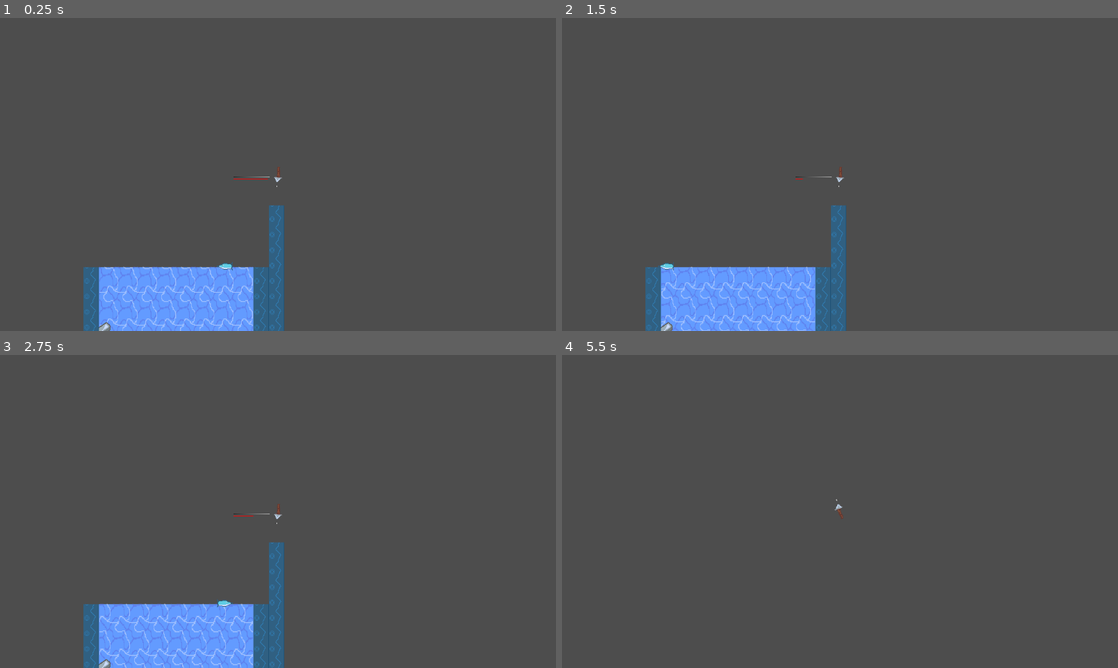
Above: before the commit, frames 1-4 (two rows, left to right).
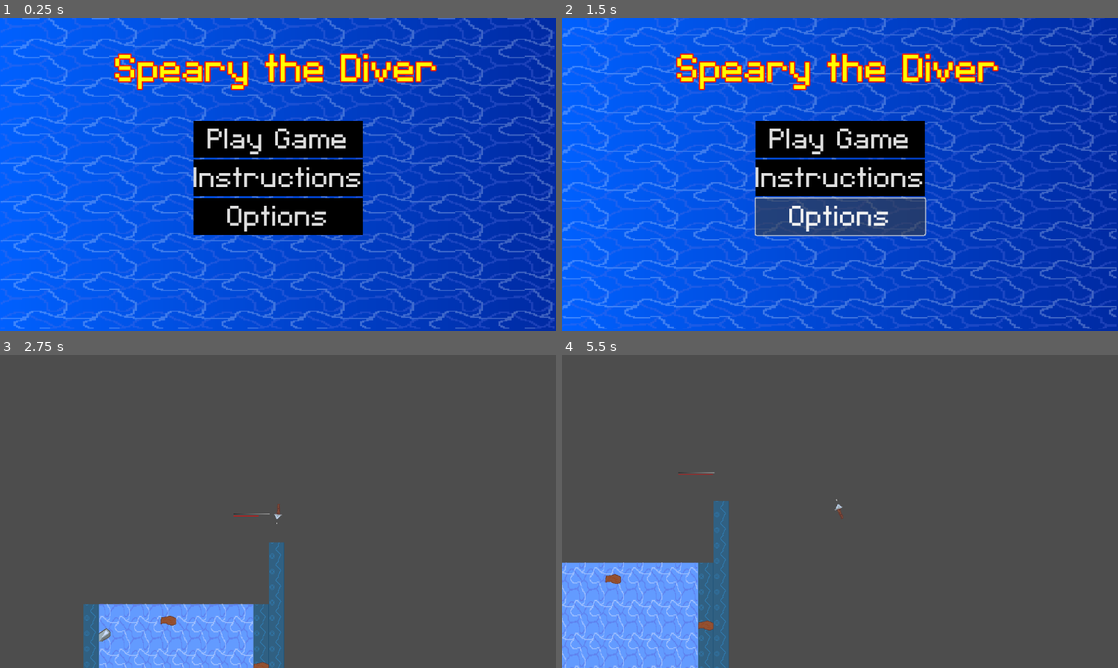
Above: after the commit, the same moments.

Repository: RylanSanders/LudumDare57
Game: Godot game, scene res://UI/MainMenu.tscn
Same seed, same stepped clock (60 frames per second), same inputs: the game is played once before the commit and once after it. Before the commit the project starts from res://Main.tscn.
Inputs (mouse positions are in pixels of both pictures, inside the frame that each line leads up to):
- Up to frame 1 (0.25 s): no input
- Up to frame 2 (1.5 s): click (840, 177) at 0.5 s, where only the run after the commit has a clickable "Instructions"; click (840, 215) at 1.25 s, where only the run after the commit has a clickable "Options"
- Up to frame 3 (2.75 s): click (278, 477) at 2 s, where only the run after the commit has a clickable "Play Game"
- Up to frame 4 (5.5 s): hold D 2.78-3.53 s; tap Space (launch) every 0.75 s from 2.85 to 5.1 s; hold A 3.53-4.28 s; hold D from 4.28 s (still down)

The runs differ from the first frame. In frame 1, 100% of the frame differs, in the area x 0-100%, y 0-100%; in frame 2, 100%; in frame 3, 0.3%; in frame 4, 11%.

Commit message:
Add Main Menu

Diff:
--- /dev/null
+++ b/UI/MainMenu.tscn
@@ -0,0 +1,95 @@
+[gd_scene load_steps=12 format=3 uid="uid://bjqi2kveqdgok"]
+
+[ext_resource type="Shader" uid="uid://dlhgmhis7wek" path="res://water2.tres" id="1_b37jj"]
+[ext_resource type="Texture2D" uid="uid://d1o8p02d4qq3v" path="res://WaterTile.png" id="2_8aown"]
+[ext_resource type="FontFile" uid="uid://c3jmcnkrd8u8r" path="res://UI/C&C Red Alert [INET].ttf" id="3_8aown"]
+[ext_resource type="Theme" uid="uid://brjnprxl7p0gq" path="res://main_menu_theme.tres" id="4_t6syg"]
+[ext_resource type="Script" uid="uid://sg8qx10cxq2f" path="res://UI/play_button.gd" id="5_y6s48"]
+
+[sub_resource type="Gradient" id="Gradient_t6syg"]
+colors = PackedColorArray(0, 0.380392, 1, 1, 0.000929164, 0.166303, 0.639802, 1)
+
+[sub_resource type="GradientTexture1D" id="GradientTexture1D_y6s48"]
+gradient = SubResource("Gradient_t6syg")
+
+[sub_resource type="ShaderMaterial" id="ShaderMaterial_otjfi"]
+shader = ExtResource("1_b37jj")
+shader_parameter/Speed = Vector2(0.03, 0.03)
+shader_parameter/WaterTexture = ExtResource("2_8aown")
+shader_parameter/Alpha = 0.3
+
+[sub_resource type="Gradient" id="Gradient_obtq6"]
+
+[sub_resource type="GradientTexture1D" id="GradientTexture1D_t4ff4"]
+gradient = SubResource("Gradient_obtq6")
+
+[sub_resource type="LabelSettings" id="LabelSettings_t6syg"]
+font = ExtResource("3_8aown")
+font_size = 100
+font_color = Color(1, 1, 0, 1)
+outline_size = 10
+outline_color = Color(1, 0.0901961, 0, 1)
+shadow_size = 0
+
+[node name="Main" type="Node2D"]
+
+[node name="MainMenu" type="Control" parent="."]
+layout_mode = 3
+anchors_preset = 15
+anchor_right = 1.0
+anchor_bottom = 1.0
+grow_horizontal = 2
+grow_vertical = 2
+
+[node name="backgroundblue" type="Sprite2D" parent="MainMenu"]
+position = Vector2(575.5, 0)
+scale = Vector2(4.51172, 648)
+texture = SubResource("GradientTexture1D_y6s48")
+
+[node name="backgroundwater" type="Sprite2D" parent="MainMenu"]
+material = SubResource("ShaderMaterial_otjfi")
+position = Vector2(574.5, 0)
+scale = Vector2(4.48047, 643)
+texture = SubResource("GradientTexture1D_t4ff4")
+
+[node name="Title" type="Label" parent="MainMenu"]
+texture_filter = 1
+layout_mode = 1
+anchors_preset = -1
+anchor_right = 0.275
+anchor_bottom = 0.248
+offset_left = 239.0
+offset_top = 56.0
+offset_right = 593.2
+offset_bottom = 69.296
+text = "Speary the Diver"
+label_settings = SubResource("LabelSettings_t6syg")
+
+[node name="GridContainer" type="GridContainer" parent="MainMenu"]
+layout_mode = 0
+offset_left = 400.66
+offset_top = 213.47
+offset_right = 751.66
+offset_bottom = 449.47
+
+[node name="PlayButton" type="Button" parent="MainMenu/GridContainer"]
+layout_mode = 2
+theme = ExtResource("4_t6syg")
+theme_override_font_sizes/font_size = 75
+text = "Play Game"
+script = ExtResource("5_y6s48")
+
+[node name="InstructionsButton" type="Button" parent="MainMenu/GridContainer"]
+layout_mode = 2
+theme = ExtResource("4_t6syg")
+theme_override_font_sizes/font_size = 75
+text = "Instructions"
+
+[node name="Options" type="Button" parent="MainMenu/GridContainer"]
+layout_mode = 2
+theme = ExtResource("4_t6syg")
+theme_override_font_sizes/font_size = 75
+text = "Options
+"
+
+[connection signal="pressed" from="MainMenu/GridContainer/PlayButton" to="MainMenu/GridContainer/PlayButton" method="_on_pressed"]
--- /dev/null
+++ b/UI/play_button.gd
@@ -0,0 +1,9 @@
+extends Button
+
+func _on_pressed() -> void:
+	var root_node = get_tree().get_root()
+	root_node.get_node("Main").get_node("MainMenu").queue_free()
+
+	var new_scene_resource = load("res://Main.tscn")
+	var new_scene_node = new_scene_resource.instantiate()
+	root_node.add_child(new_scene_node)
--- /dev/null
+++ b/main_menu_theme.tres
@@ -0,0 +1,7 @@
+[gd_resource type="Theme" load_steps=2 format=3 uid="uid://brjnprxl7p0gq"]
+
+[sub_resource type="StyleBoxFlat" id="StyleBoxFlat_maace"]
+bg_color = Color(0, 0, 0, 1)
+
+[resource]
+Button/styles/normal = SubResource("StyleBoxFlat_maace")
--- a/project.godot
+++ b/project.godot
@@ -11,7 +11,7 @@
 [application]
 
 config/name="Spear"
-run/main_scene="uid://c6kt75durlr23"
+run/main_scene="uid://bjqi2kveqdgok"
 config/features=PackedStringArray("4.4", "Forward Plus")
 config/icon="res://icon.svg"
 
@@ -20,6 +20,10 @@
 window/stretch/mode="viewport"
 window/stretch/aspect="expand"
 window/stretch/scale_mode="integer"
+
+[gui]
+
+theme/custom_font="uid://c3jmcnkrd8u8r"
 
 [input]
 
--- a/water.tres
+++ /dev/null
@@ -1,29 +0,0 @@
-[gd_resource type="VisualShader" load_steps=5 format=3 uid="uid://dgw3enrc2em7v"]
-
-[sub_resource type="VisualShaderNodeInput" id="VisualShaderNodeInput_sts0n"]
-
-[sub_resource type="VisualShaderNodeUVFunc" id="VisualShaderNodeUVFunc_o12aa"]
-
-[sub_resource type="VisualShaderNodeTexture" id="VisualShaderNodeTexture_y6fc4"]
-source = 5
-
-[sub_resource type="VisualShaderNodeTexture2DParameter" id="VisualShaderNodeTexture2DParameter_4hbtk"]
-parameter_name = "Texture2DParameter"
-
-[resource]
-code = "shader_type spatial;
-render_mode blend_mix, depth_draw_opaque, cull_back, diffuse_lambert, specular_schlick_ggx;
-
-
-
-"
-graph_offset = Vector2(-1055.37, -36.8969)
-nodes/fragment/2/node = SubResource("VisualShaderNodeInput_sts0n")
-nodes/fragment/2/position = Vector2(-1320, 360)
-nodes/fragment/3/node = SubResource("VisualShaderNodeUVFunc_o12aa")
-nodes/fragment/3/position = Vector2(-540, 320)
-nodes/fragment/4/node = SubResource("VisualShaderNodeTexture_y6fc4")
-nodes/fragment/4/position = Vector2(-380, 740)
-nodes/fragment/5/node = SubResource("VisualShaderNodeTexture2DParameter_4hbtk")
-nodes/fragment/5/position = Vector2(-1300, 700)
-nodes/fragment/connections = PackedInt32Array(2, 0, 3, 2, 5, 0, 4, 2)
--- a/water2.tres
+++ b/water2.tres
@@ -87,7 +87,6 @@
 
 }
 "
-graph_offset = Vector2(-1190.98, -165.23)
 mode = 1
 flags/light_only = false
 preview_params/WaterTexture = "Resource(\"res://WaterTile.png\")"
Binary file added: UI/C&C Red Alert [INET].ttf
Not shown, added: UI/C&C Red Alert [INET].ttf.import
Not shown, added: UI/play_button.gd.uid
